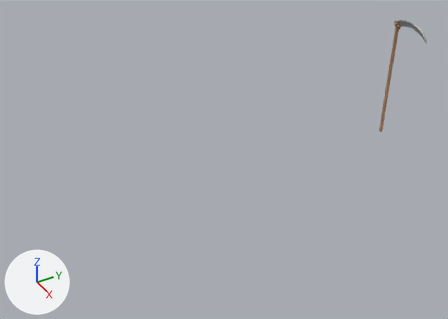
The Blender file source/Assets/Prototype Stuff/Farming/scythe.blend, before and after one commit.
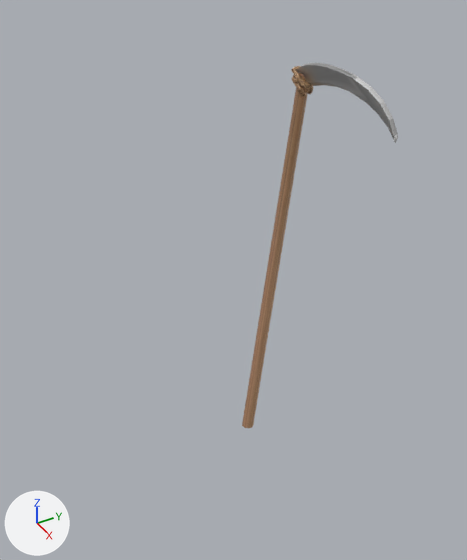
The first picture shows the older version from a camera (50 mm lens) standing at (6.71, -7.0, 4.59) and looking at (0.82, -3.62, 0.07). The close-ups show both versions on the part from 68% to 100% of the width and 0% to 54% of the height of that picture; other places that the commit changed are outside them. The axes (+X, +Y, +Z) are drawn at lower left. The lights are the same throughout.

The older version as bpy lines, for what is in view:
```python
ob_cylinder = bpy.data.objects.new('Cylinder', me_cylinder)
ob_cylinder.location = (0.0, 0.0, 0.0)
ob_cylinder.scale = (0.0289, 0.0289, 1.0)
ob_cylinder_001 = bpy.data.objects.new('Cylinder.001', me_cylinder_001)
ob_cylinder_001.location = (0.363, 0.013, 0.879)
ob_cylinder_001.rotation_euler = (-1.212, 0.0452, -0.0198)  # degrees (-69, 2.6, -1.1)
ob_cylinder_001.scale = (0.445, -0.237, 0.0121)
ob_plane = bpy.data.objects.new('Plane', cu_plane)
ob_plane.location = (0.05, 0.035, 0.92)
```
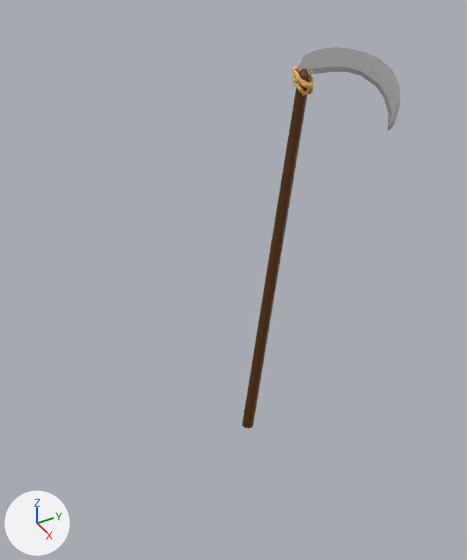
Changed parts and their boxes [x1, y1, x2, y2] in the close-ups (467 x 560 px):
'Cylinder.001', moved, turned
    before: [297, 63, 398, 143]
    after: [291, 47, 400, 130]
'Cylinder', recoloured
    both: [242, 68, 311, 428]
'Plane', surface changed (brown to orange)
    both: [291, 66, 313, 96]

The change in detail:
In material 'rope' (mat_rope), texture is no longer img_download__3__jpg.
In material 'rope' (mat_rope), base_color is now set to (0.8, 0.446, 0.121), orange #e7b262.
Material 'Material.002' (mat_material_002) is new.
Its base color is (0.111, 0.0339, 0.00175) (brown #5e3406).
me_cylinder has 96 vertices, 66 faces and spans x -1.0..1.0, y -1.0..1.0, z -1.0..1.0.
me_cylinder no longer uses material mat_blade (picture img_download__2__jpg).
me_cylinder now uses material mat_material_002 (brown #5e3406).
Object 'Cylinder.001' (ob_cylinder_001) moves from (0.363, 0.013, 0.879) to (0.364, -0.026, 0.946).
Object 'Cylinder.001' (ob_cylinder_001) turns from (-69, 2.6, -1.1) to (-112, 1.1, -2.6) degrees about x, y and z.
